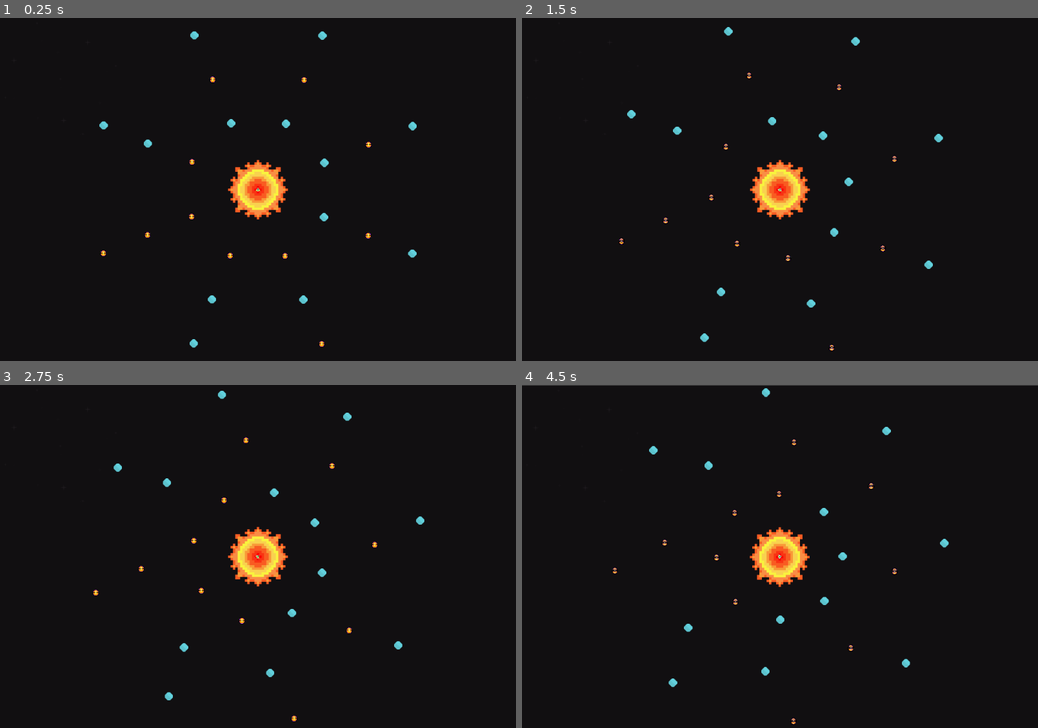
Above: before the commit, frames 1-4 (two rows, left to right).
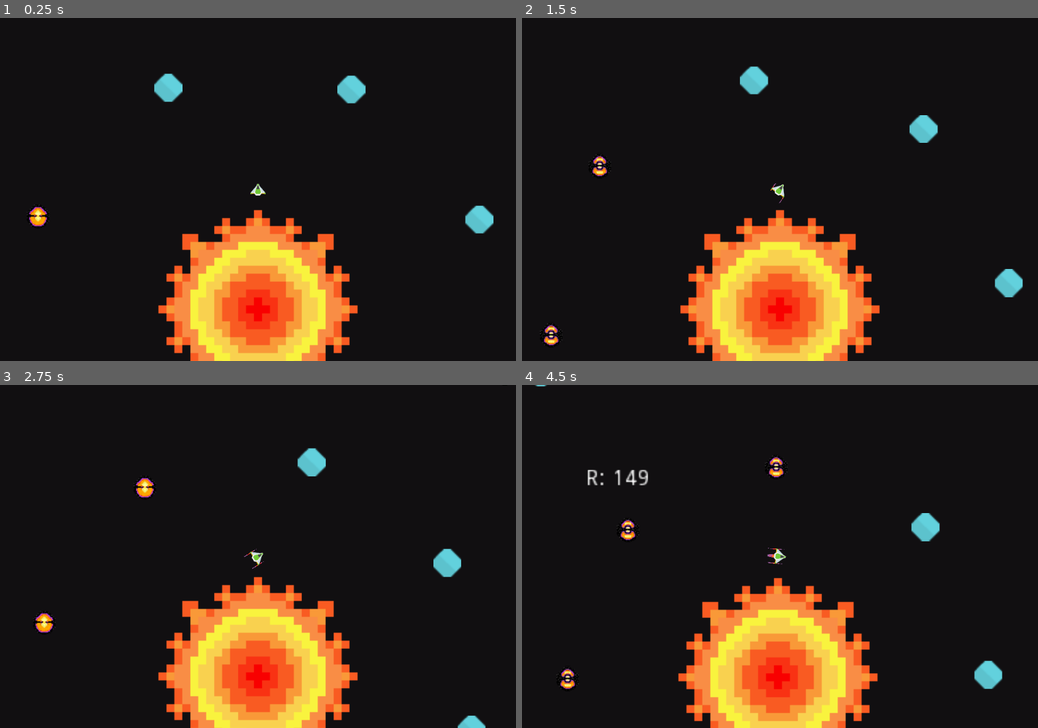
Above: after the commit, the same moments.

Repository: Lewkow/godot-testbed
Game: Godot game, scene res://World.tscn
The game is run twice, just before and just after one commit, with the same random seed, the same clock (stepped at 60 frames per second) and the same inputs.
Inputs (mouse positions are in pixels of both pictures, inside the frame that each line leads up to):
- Up to frame 1 (0.25 s): no input
- Up to frame 2 (1.5 s): move the mouse to (893, 172) at 0.52 s; hold Right (ui_right) 0.53-1.28 s; click (893, 172) at 0.67 s; move the mouse to (676, 206) at 1.27 s; hold Left (ui_left) from 1.28 s (still down); click (676, 206) at 1.42 s
- Up to frame 3 (2.75 s): move the mouse to (309, 481) at 2.02 s; release Left (ui_left) at 2.03 s; hold Right (ui_right) from 2.03 s (still down); click (309, 481) at 2.17 s
- Up to frame 4 (4.5 s): move the mouse to (754, 625) at 2.77 s; release Right (ui_right) at 2.78 s; hold Up (ui_up) 2.78-3.53 s; click (754, 625) at 2.92 s; move the mouse to (934, 607) at 3.52 s; hold Left (ui_left) from 3.53 s (still down); click (934, 607) at 3.67 s; move the mouse to (625, 505) at 4.27 s; click (625, 505) at 4.42 s

The runs differ from the first frame. In frame 1, 15% of the frame differs, in the area x 5-96%, y 3-100%; in frame 2, 15%; in frame 3, 15%; in frame 4, 15%, in the area x 0-100%, y 0-100%.

Commit message:
update

Diff:
--- a/Space-Gods/Player.gd
+++ b/Space-Gods/Player.gd
@@ -4,12 +4,17 @@
 export (int) var spin_thrust
 
 var thrust = Vector2()
-var rotation_dir = 0
+var rotation_dir = 0.0
 var screensize
 var zoom_up_lim = 0.1
 var zoom_down_lim = 0.75
 var zoom_diff = 0.05
-
+var angular_velocity_lim = 5
+var linear_velocity_lim = 10
+var auto_destination = Vector2()
+var auto_yaw_rad = 0.0
+var auto_yaw_on = false
+var auto_thrust_on = false
 
 func _input(event):
 	if event is InputEventMouseButton and event.is_pressed():
@@ -25,39 +30,84 @@
 func _ready():
 	screensize = get_viewport().get_visible_rect().size
 
+func check_auto_yaw():
+	var move_path = auto_destination - position
+	var angle_diff = move_path.angle_to(Vector2.UP.rotated(rotation))
+	if abs(angle_diff) < 0.01:
+		angular_velocity = 0
+		auto_yaw_on = false
+	else:
+		if angle_diff < 0 and abs(angular_velocity) < angular_velocity_lim:
+			# rotate CW
+			yaw_cw()
+		elif angle_diff > 0 and abs(angular_velocity) < angular_velocity_lim:
+			# rotate CCW
+			yaw_ccw()
+
+func check_auto_thrust():
+	var thrust_min = 100
+	var move_path = auto_destination - position
+	var move_len = move_path.length()
+	if move_len > thrust_min and abs(linear_velocity.length()) < linear_velocity_lim:
+		auto_boost()
+
 func move_to_this_position(this_position):
-	var move_path = this_position - position
+	auto_destination = this_position
+	var move_path = auto_destination - position
 	var move_dist = move_path.length()
-	var angle_diff = move_path.angle_to(Vector2.UP.rotated(rotation))
-	print(angle_diff)
+	var unit_dir = Vector2.UP.rotated(rotation)
+	var angle_diff = move_path.angle_to(unit_dir)
+	print("pos: ({x}, {y})".format({"x": position.x, "y": position.y}))
+	print("unt: ({x}, {y})".format({"x": unit_dir.x, "y": unit_dir.y}))
+	print("des: ({x}, {y})".format({"x": auto_destination.x, "y": auto_destination.y}))
+	print("pth: ({x}, {y})".format({"x": move_path.x, "y": move_path.y}))
+	print("ang: {d}".format({"d": angle_diff}))
+	auto_yaw_rad = angle_diff
+	auto_yaw_on = true
+	auto_thrust_on = true
+	if angle_diff < 0:
+		# rotate CW
+		yaw_cw()
+	else:
+		# rotate CCW
+		yaw_ccw()
 
+func auto_boost():
+	thrust = Vector2(0, -engine_thrust)
+	$MainThrusters.emitting = true
 
+func yaw_cw():
+	rotation_dir += 1
+	$YawLeftCW.emitting = true
+	$YawRightCW.emitting = true
+
+func yaw_ccw():
+	rotation_dir -= 1
+	$YawLeftCCW.emitting = true
+	$YawRightCCW.emitting = true
 
 func get_input():
 	if Input.is_action_pressed("ui_up"):
-		thrust = Vector2(0, -engine_thrust)
-		$MainThrusters.emitting = true
+		auto_boost()
+	elif Input.is_action_pressed("ui_right"):
+		yaw_cw()
+	elif Input.is_action_pressed("ui_left"):
+		yaw_ccw()
 	else:
 		thrust = Vector2()
 		$MainThrusters.emitting = false
-
-	rotation_dir = 0
-	if Input.is_action_pressed("ui_right"):
-		rotation_dir += 1
-		$YawLeftCW.emitting = true
-		$YawRightCW.emitting = true
-	elif Input.is_action_pressed("ui_left"):
-		rotation_dir -= 1
-		$YawLeftCCW.emitting = true
-		$YawRightCCW.emitting = true
-	else:
 		$YawLeftCCW.emitting = false
 		$YawRightCCW.emitting = false
 		$YawLeftCW.emitting = false
 		$YawRightCW.emitting = false
 
 func _process(delta):
+	rotation_dir = 0
 	get_input()
+	if auto_yaw_on:
+		check_auto_yaw()
+	elif auto_thrust_on:
+		check_auto_thrust()
 
 func _physics_process(delta):
 	set_applied_force(thrust.rotated(rotation))
--- a/Space-Gods/Player.tscn
+++ b/Space-Gods/Player.tscn
@@ -39,6 +39,7 @@
 
 [node name="Camera2D" type="Camera2D" parent="."]
 current = true
+zoom = Vector2( 0.3, 0.3 )
 
 [node name="MainThrusters" type="Particles2D" parent="."]
 position = Vector2( 0, 4.22814 )
--- a/Space-Gods/World.gd
+++ b/Space-Gods/World.gd
@@ -24,5 +24,5 @@
 #	player.position.x = rng.randf_range(0, vpx)
 #	player.position.y = rng.randf_range(0, vpy)
 	player.position.x = vpx / 2.0
-	player.position.y = vpy / 2.0
+	player.position.y = vpy / 2.0 - 75
 	add_child(player)
